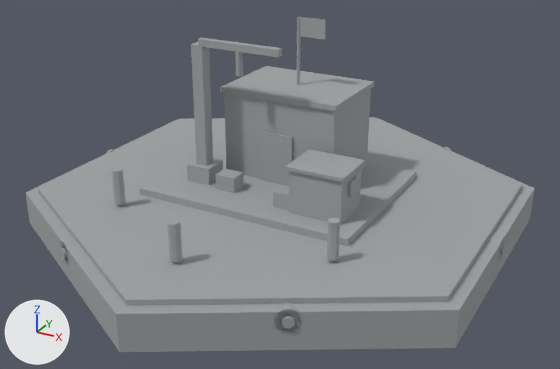
The glTF model buildings/harbor/harbor_s3_100.glb as it was, and as the next commit left it.
Rendered twice from a 50 mm lens placed at (4.02, -7.34, 4.14), pointed at (0.11, -0.24, 0.59). The axes (+X, +Y, +Z) are drawn at lower left. The lights are the same throughout. The first picture is the older version. Vertices at exactly the same position are counted once.

Objects in the first picture: 'HB_Base'.
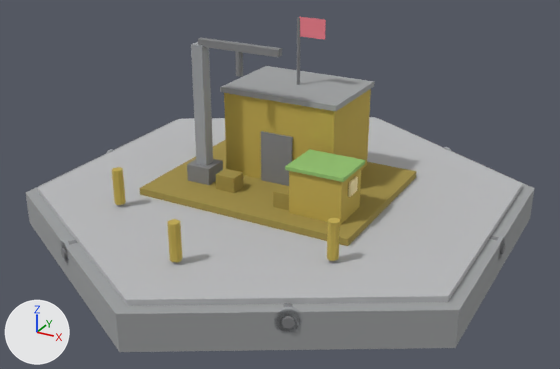
The change, as a list of edits to the scene's bpy script:
```text
Change me_hb_base:
    where me_hb_base.from_pydata(...)  # 1432 vertices, 2492 faces; spans x -2.62..2.62, y -3.0..3.0, z 0.0..2.37
    used by ob_hb_base; location = (0.0, 0.0, 0.0)
    me_hb_base part 1: 2492 faces centred in x -2.62..2.62, y -2.5..2.5, z 0.0..2.37 are repainted in the vertex colours; the middle colour goes from grey #a0a2a4 to grey #828385
```

What differs and where, as boxes (x1, y1, x2, y2) in the pictures (560 x 369 px):
part 1 of me_hb_base, recoloured
    both: (36, 17, 524, 331)
